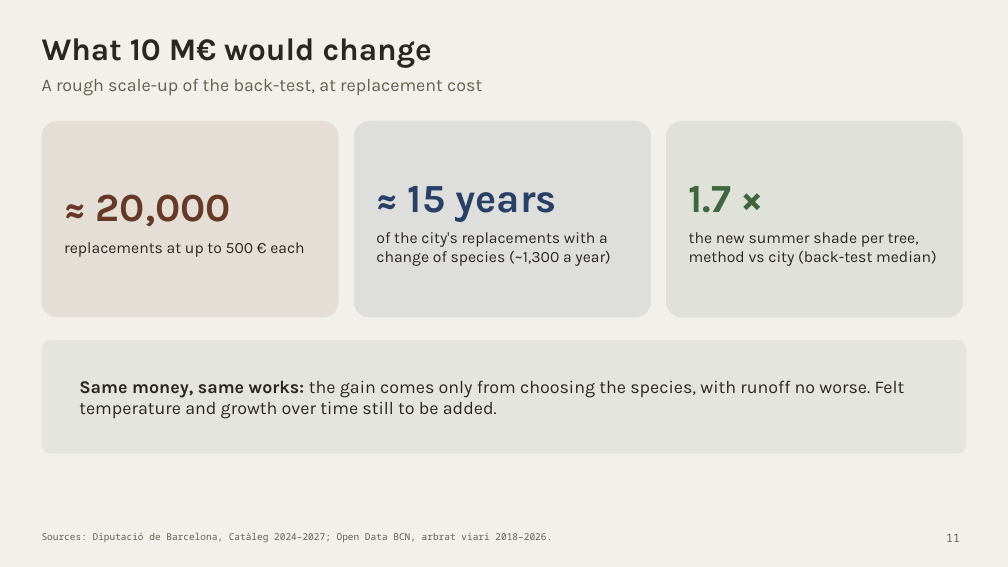
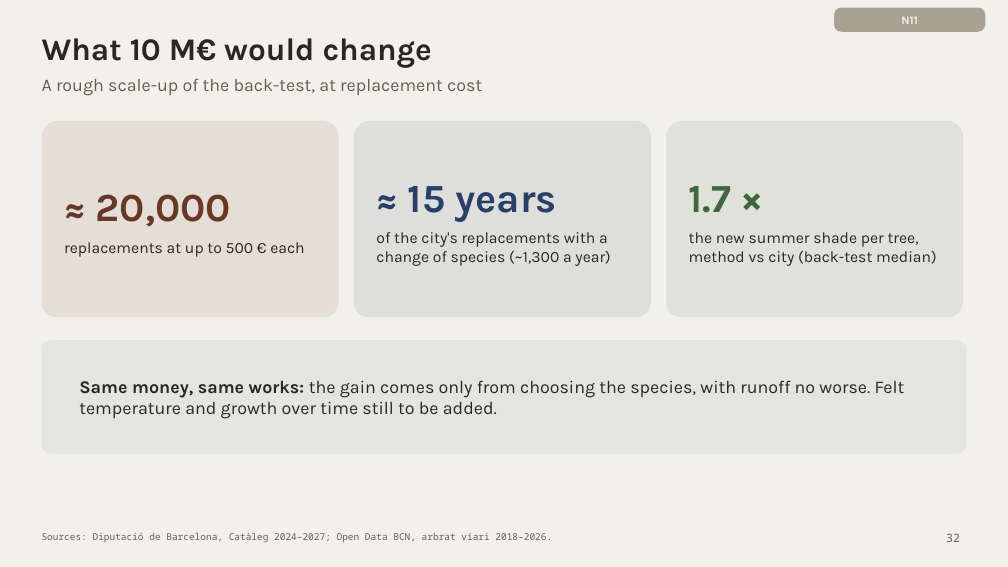
Before and after one commit to giofox96/shade-and-sponge, a slide deck: slide 32 of slides/final/shade_and_sponge_final_new.pptx (slide 11 before the commit). Drawn at 1008x567 pixels with LibreOffice and Linux fonts; fonts in the diff are those of the drawing. Boxes give left, top, right and bottom in pixels: in the first picture for what was removed or moved away, otherwise in the second. Text is boxed around its words. In the diff, an @@ line names an element or a change of style, - is before the commit and + after.

```diff
--- a/slides/final/shade_and_sponge_final_new.pptx
+++ b/slides/final/shade_and_sponge_final_new.pptx
@@ rounded rectangle added at [834, 8, 985, 32], fill #A8A293 @@
@@ text added at [901, 17, 918, 24], 11 pt, text #F2F0EA, bold @@
+N11
@@ page number at [946, 533, 960, 542]: text changed @@
-11
+32
```
Also in this commit, not shown: 13 other slides changed, 7 slides added, 1 other file.
